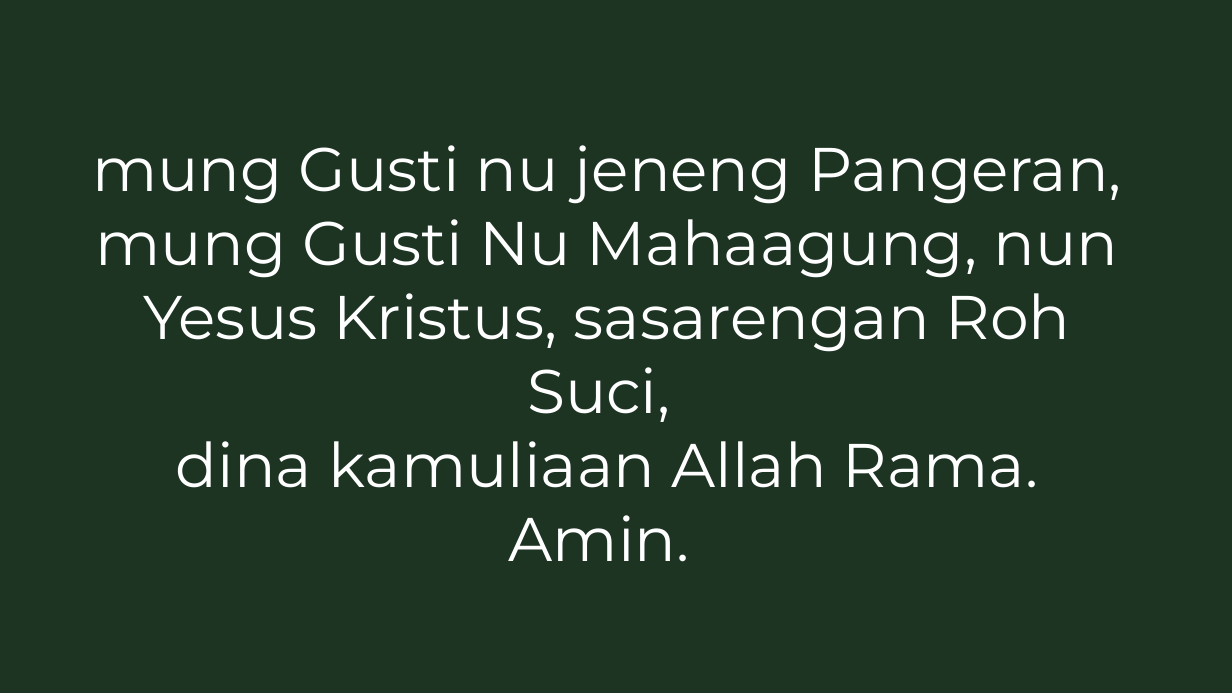
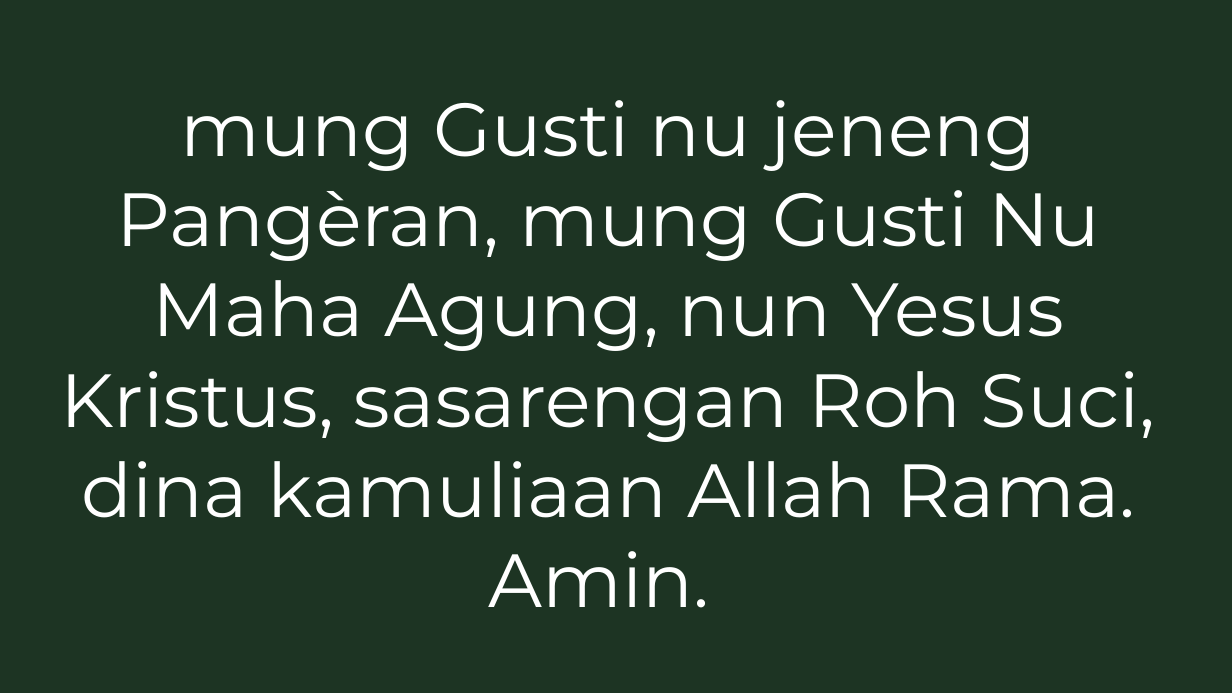
Before and after one commit to laurensius/Slide_Misa_KRC, a slide deck: slide 18 of 2021 01 tanggal 23 -24/Bahasa Sunda.pptx. Drawn at 1232x693 pixels with LibreOffice and Linux fonts; fonts in the diff are those of the drawing. Boxes give left, top, right and bottom in pixels: in the first picture for what was removed or moved away, otherwise in the second. Text is boxed around its words. In the diff, an @@ line names an element or a change of style, - is before the commit and + after.

```diff
--- a/2021 01 tanggal 23 -24/Bahasa Sunda.pptx
+++ b/2021 01 tanggal 23 -24/Bahasa Sunda.pptx
@@ text at (61, 100, 1156, 608): text changed; size 36 to 44 pt @@
-mung Gusti nu jeneng Pangeran, mung Gusti Nu Mahaagung, nun Yesus Kristus, sasarengan Roh Suci,
-dina kamuliaan Allah Rama. Amin.
+mung Gusti nu jeneng Pangèran, mung Gusti Nu Maha Agung, nun Yesus Kristus, sasarengan Roh Suci, dina kamuliaan Allah Rama. Amin.
```
Also in this commit, not shown: 16 other slides changed, 17 other files.
